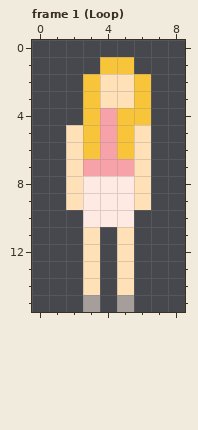
A pixel-art file gets an edit: _graphics/Characters/MainCharacters.aseprite. The picture above was drawn from the file before the commit.
9x16 pixels, 25 frames. Shown: frame 1 (Loop). The commit also changed other frames, which this record leaves out.
After:
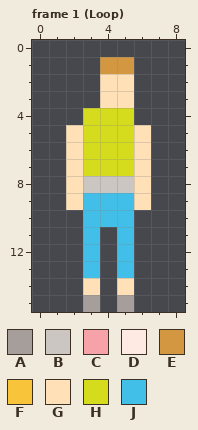
Palette (. is transparent): A #a69e9a  B #cbc6c1  C #f6a2a8  D #ffe9e3  E #d39741  F #f8c53a  G #ffe0b7  H #d5dc1d  J #42bfe8
From old to new:
layer "Man Eating" added
layer "Woman Drinking" now hidden
--- frame 1 (Loop)
@@ x 0..8 @@
  0 .........
- 1 ....FF...
- 2 ...FGGF..
- 3 ...FGGF..
- 4 ...FCFF..
- 5 ..GFCFG..
- 6 ..GFCFG..
- 7 ..GCCCG..
- 8 ..GDDDG..
- 9 ..GDDDG..
-10 ...DDD...
-11 ...G.G...
-12 ...G.G...
-13 ...G.G...
+ 1 ....EE...
+ 2 ....GG...
+ 3 ....GG...
+ 4 ...HHH...
+ 5 ..GHHHG..
+ 6 ..GHHHG..
+ 7 ..GHHHG..
+ 8 ..GBBBG..
+ 9 ..GJJJG..
+10 ...JJJ...
+11 ...J.J...
+12 ...J.J...
+13 ...J.J...
 14 ...G.G...
Boxes around the changes in both pictures, in picture pixels (x1, y1, x2, y2):
changed: (83, 57, 151, 278)
